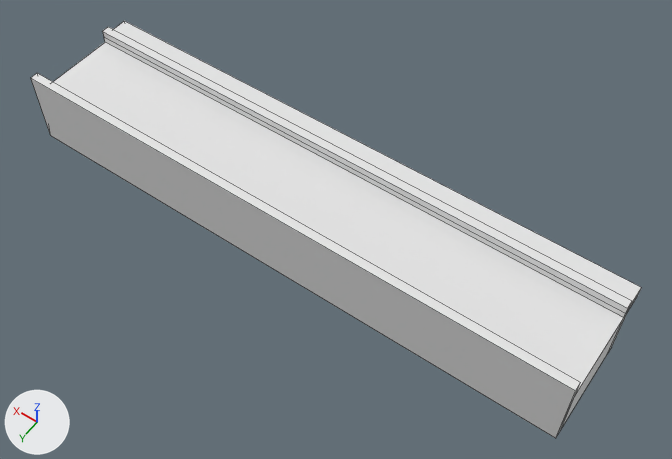
The FBX model Assets/Mesh/M_Conveyor_belt.fbx: old version first, new version second.
The view is the same before and after, from a 50 mm lens placed at (-5.84, 9.84, 12.04), pointed at (-0.53, 2.41, 0.38). The axes (+X, +Y, +Z) are drawn at lower left. The lights are the same throughout. Mesh edges are drawn as thin lines. Materials are left out; every surface is plain grey. Where no turn or scale is listed for an object, it has been applied to the vertices.

The first picture shows 'conveyor_belt'.
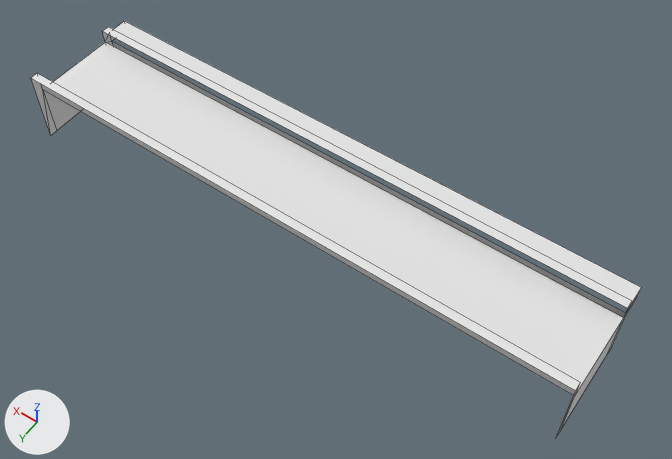
Pixel boxes [x1, y1, x2, y2] of what changed, in the pictures (672 x 459 px):
'conveyor_belt', reshaped: before [31, 21, 642, 438]; after [31, 21, 642, 437]
part 1 of me_mesh, cut back: before [31, 31, 632, 438]; after [102, 31, 632, 317]

Diff of the bpy script that builds the scene:
```diff
--- a/Assets/Mesh/M_Conveyor_belt.fbx.py
+++ b/Assets/Mesh/M_Conveyor_belt.fbx.py
@@ me_mesh @@
 # used by ob_conveyor_belt; location = (0.0, 2.5, 0.0)
-me_mesh.from_pydata(...)  # 30 vertices, 26 faces; spans x -5.0..5.0, y -1.28..0.9, z 0.0..1.38
+me_mesh.from_pydata(...)  # 28 vertices, 22 faces; spans x -5.0..5.0, y -1.28..0.9, z 0.0..1.38
+# me_mesh part 1
+# 2 vertices are removed from x -5.0..5.0, y -0.75, z 1.12
+# 8 faces are deleted
+# 4 new faces join them
```
